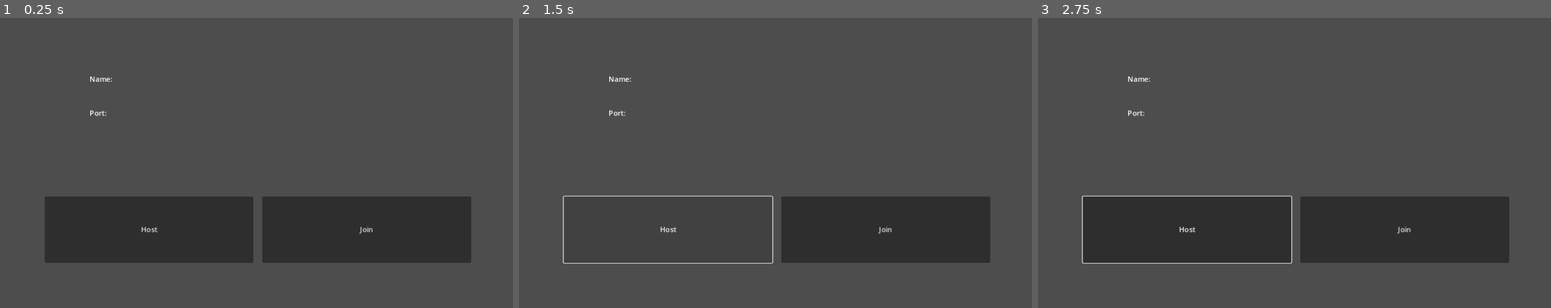
Above: before the commit, frames 1-3 (left to right).
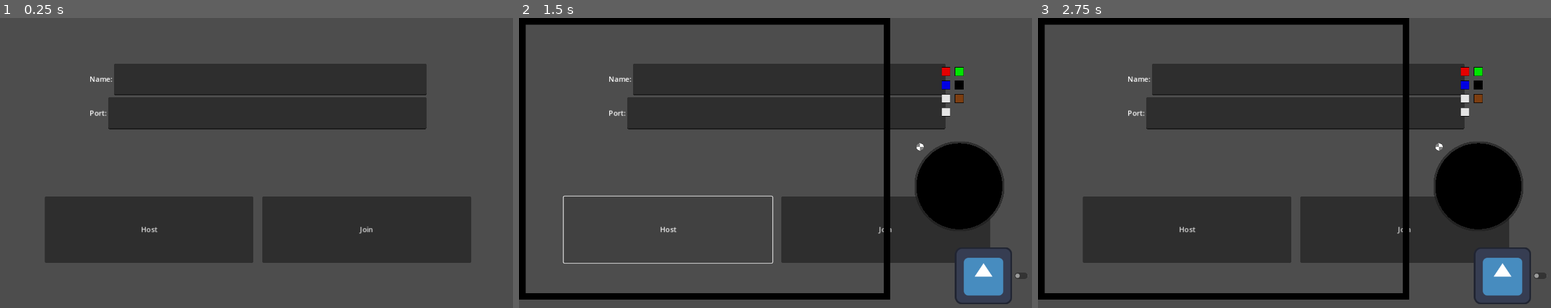
Above: after the commit, the same moments.

Repository: banana67676/Pitch-It-2025-2026
Game: Godot game, scene res://Scenes/Multiplayer Menu/Multiplayer_Menu.tscn
The game is run twice, just before and just after one commit, with the same random seed, the same clock (stepped at 60 frames per second) and the same inputs. The engine's default icon, where the game draws it, is replaced by a stand-in: a white triangle on a blue panel in a dark square.
Inputs (mouse positions are in pixels of both pictures, inside the frame that each line leads up to):
- Up to frame 1 (0.25 s): no input
- Up to frame 2 (1.5 s): tap Enter (ui_accept) at 0.5, 0.77 s; move the mouse to (888, 148) at 0.52 s; press the mouse at (888, 148) at 0.53 s; release the mouse at (888, 148) at 1.25 s; click "Host" at 1.25 s
- Up to frame 3 (2.75 s): click (1463, 73) at 2.02 s

The runs differ from the first frame. In frame 1, 14% of the frame differs, in the area x 21-84%, y 15-39%; in frame 2, 25%; in frame 3, 25%, in the area x 0-100%, y 0-99%.
Error before the commit: Invalid access to property or key 'text' on a base object of type 'null instance'. (res://Scenes/Multiplayer)

Commit message:
Scenes update

Diff:
--- a/Scenes/Multiplayer Menu/Multiplayer_Menu.tscn
+++ b/Scenes/Multiplayer Menu/Multiplayer_Menu.tscn
@@ -45,11 +45,10 @@
 layout_mode = 2
 text = "Name:"
 
-[node name="TextEdit" type="RichTextLabel" parent="MarginContainer/VSplitContainer/MarginContainer/GridContainer/HBoxContainer2"]
+[node name="TextEdit" type="TextEdit" parent="MarginContainer/VSplitContainer/MarginContainer/GridContainer/HBoxContainer2"]
 layout_mode = 2
 size_flags_horizontal = 3
 size_flags_vertical = 3
-bbcode_enabled = true
 
 [node name="HBoxContainer" type="HBoxContainer" parent="MarginContainer/VSplitContainer/MarginContainer/GridContainer"]
 layout_mode = 2
@@ -59,11 +58,10 @@
 layout_mode = 2
 text = "Port:"
 
-[node name="TextEdit2" type="RichTextLabel" parent="MarginContainer/VSplitContainer/MarginContainer/GridContainer/HBoxContainer"]
+[node name="TextEdit2" type="TextEdit" parent="MarginContainer/VSplitContainer/MarginContainer/GridContainer/HBoxContainer"]
 layout_mode = 2
-size_flags_horizontal = 6
-size_flags_vertical = 10
-bbcode_enabled = true
+size_flags_horizontal = 3
+size_flags_vertical = 3
 
 [node name="VBoxContainer" type="HBoxContainer" parent="MarginContainer/VSplitContainer"]
 layout_mode = 2
--- a/Scenes/Multiplayer Menu/multiplayer_menu.gd
+++ b/Scenes/Multiplayer Menu/multiplayer_menu.gd
@@ -1,6 +1,6 @@
 extends Node2D
 
-@onready var SERVER_PORT_READ: TextEdit = $MarginContainer/VSplitContainer/MarginContainer/TextEdit
+@onready var SERVER_PORT_READ: TextEdit = $MarginContainer/VSplitContainer/MarginContainer/GridContainer/HBoxContainer/TextEdit2
 
 var peer = ENetMultiplayerPeer.new()
 @export var player_scene : PackedScene
